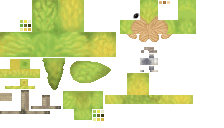
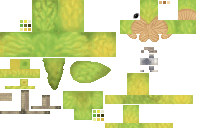
Comparing the layer stacks of the two 224 x 128 images. Changes:
pixels changed over [105, 8, 196, 128] (layer not identified)
